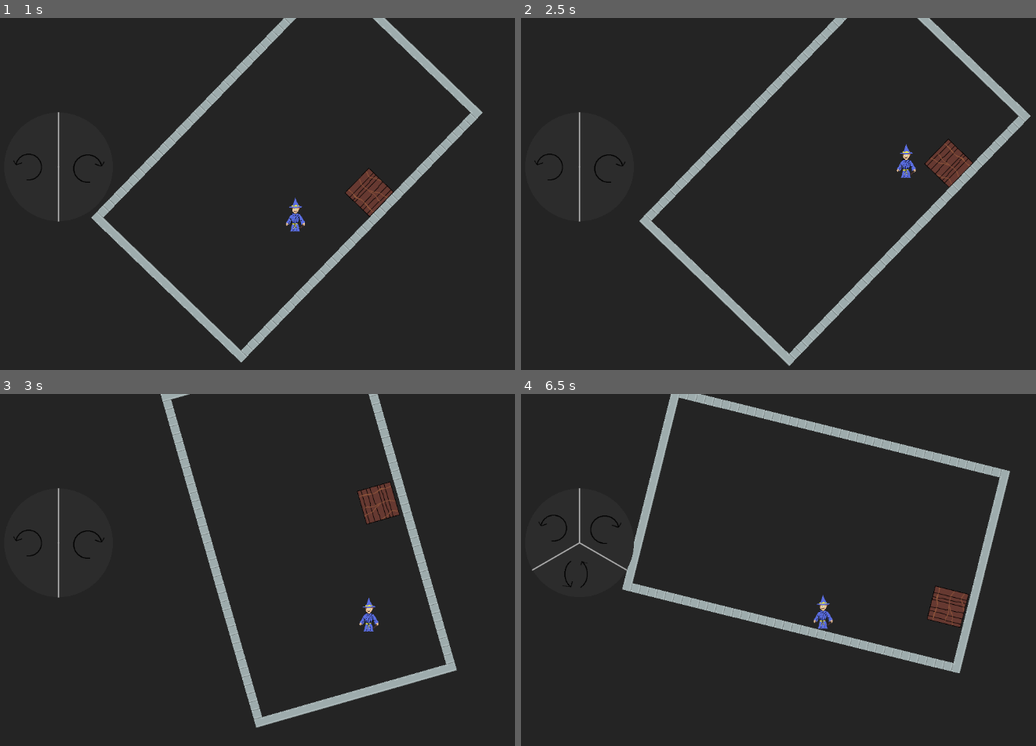
Above: before the commit, frames 1-4 (two rows, left to right).
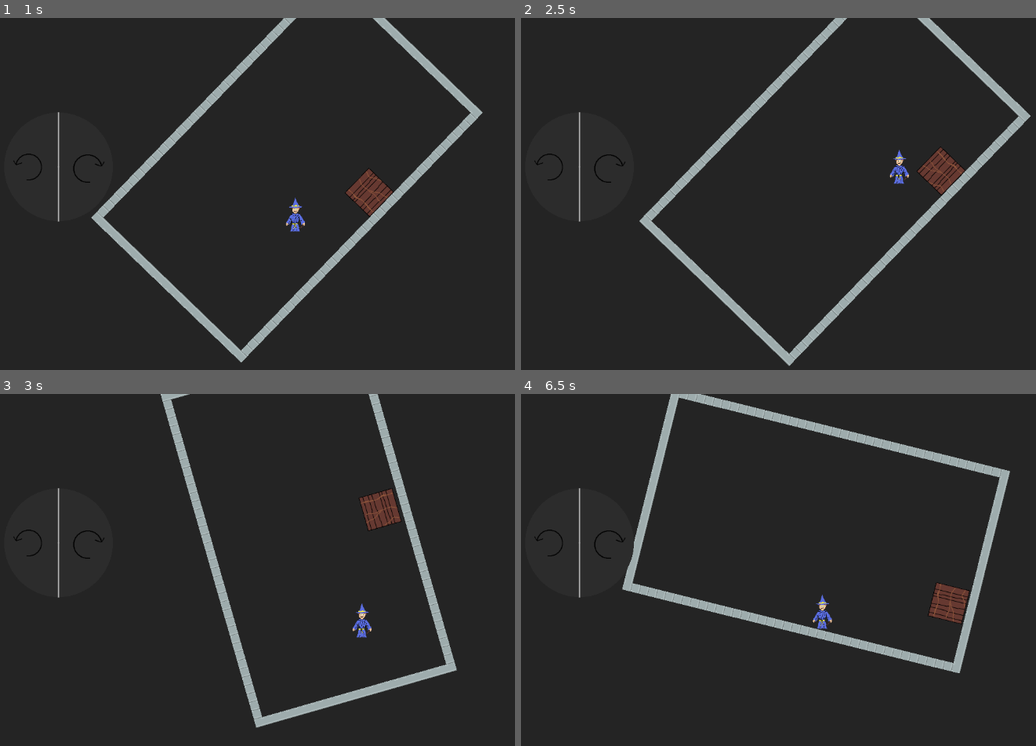
Above: after the commit, the same moments.

Repository: JoRdAnB421/godot_wizard_puzzle_game
Game: Godot game, scene res://Scenes/level1.tscn
The game is run twice, just before and just after one commit, with the same random seed, the same clock (stepped at 60 frames per second) and the same inputs. This scene is started directly instead of the project's main scene.
Inputs:
- Up to frame 1 (1 s): hold D (move_right) from 0.53 s (still down); tap E (cast_spell) at 0.6 s; tap Space (jump) at 0.77 s
- Up to frame 2 (2.5 s): tap E (cast_spell) at 1.35, 2.1 s; tap Space (jump) at 1.52 s; release D (move_right) at 2.03 s; hold A (move_left) from 2.03 s (still down)
- Up to frame 3 (3 s): release A (move_left) at 2.78 s; hold D (move_right) from 2.78 s (still down); tap E (cast_spell) at 2.85 s
- Up to frame 4 (6.5 s): tap Space (jump) at 3.02, 3.77, 4.52, 6.02 s; tap E (cast_spell) every 0.75 s from 3.6 to 5.85 s; release D (move_right) at 4.28 s; hold A (move_left) 4.28-5.03 s; hold D (move_right) 5.03-5.78 s; hold A (move_left) from 5.78 s (still down)

Frame 1 is identical in both runs. In frame 2, 0.8% of the frame differs, in the area x 71-88%, y 34-51%; in frame 3, 0.6%; in frame 4, 0.8%.

Commit message:
small change to scene

Diff:
--- a/Scenes/level1.tscn
+++ b/Scenes/level1.tscn
@@ -1,10 +1,9 @@
-[gd_scene load_steps=8 format=4 uid="uid://dhbdk4326770t"]
+[gd_scene load_steps=7 format=4 uid="uid://dhbdk4326770t"]
 
 [ext_resource type="PackedScene" uid="uid://s8ocfyx8kqrl" path="res://Scenes/player.tscn" id="1_c5erv"]
 [ext_resource type="Texture2D" uid="uid://cdsuuj1j1p1wj" path="res://Tilemaps/roguelikeDungeon_transparent.png" id="2_lyd6k"]
 [ext_resource type="PackedScene" uid="uid://b3jg7ktpfx6yx" path="res://Scenes/box.tscn" id="3_y4dr7"]
 [ext_resource type="PackedScene" uid="uid://cr0b1w0k5dfe2" path="res://Scenes/UI.tscn" id="4_lyd6k"]
-[ext_resource type="PackedScene" uid="uid://cbwy3iitbvkak" path="res://Scenes/spell_pickup.tscn" id="5_y4dr7"]
 
 [sub_resource type="TileSetAtlasSource" id="TileSetAtlasSource_jv6wh"]
 texture = ExtResource("2_lyd6k")
@@ -277,8 +276,3 @@
 tile_map_data = PackedByteArray("AAAPAA8AAAAOAAEAAAAzAB4AAAAOAAEAAAAPAAcAAAAOAAEAAAAPAAgAAAAOAAEAAAAPAAkAAAAOAAEAAAAPAA …(1904 unchanged characters)…
 tile_set = SubResource("TileSet_x6ack")
 use_kinematic_bodies = true
-
-[node name="SpellPickup" parent="Objects" instance=ExtResource("5_y4dr7")]
-position = Vector2(587, 433)
-collision_layer = 4
-collision_mask = 5
--- a/Scripts/selection_wheel.gd
+++ b/Scripts/selection_wheel.gd
@@ -1,4 +1,4 @@
-@tool
+#@tool
 extends Control
 
 const SPRITE_SIZE = Vector2(64,64)
